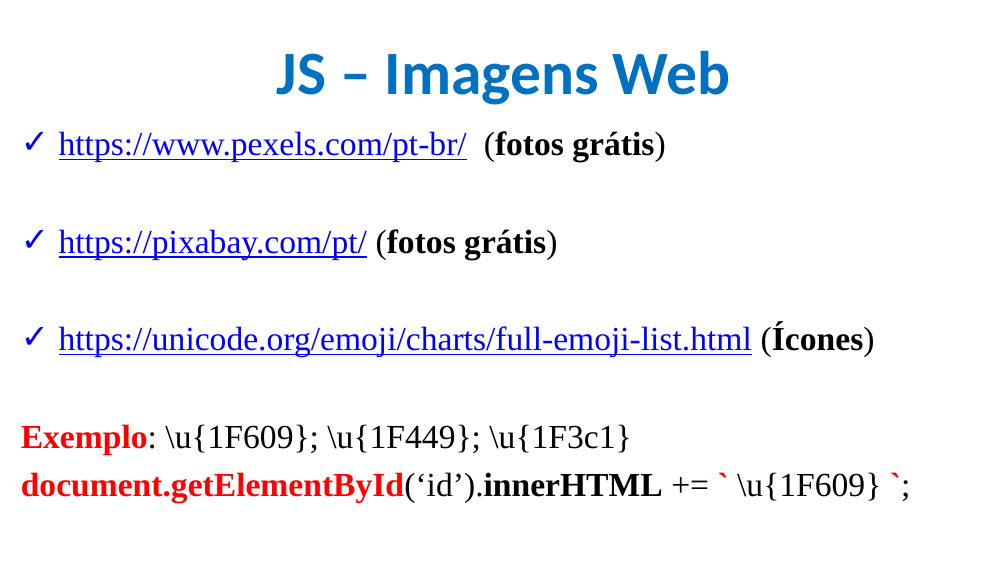
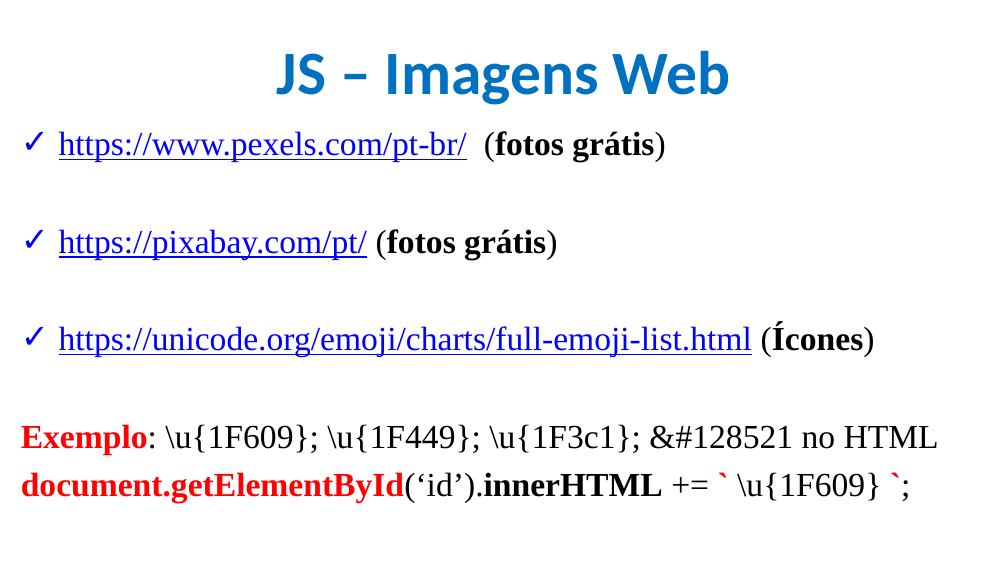
Before and after one commit to CloudEducationBrazil/WydenDesenvolvimentoWebPHP, a slide deck: slide 27 of 01 Classes/Aula 08 Desenvolvimento Web PHP - JS.pptx. Drawn at 1008x567 pixels with LibreOffice and Linux fonts; fonts in the diff are those of the drawing; background and template pictures are left out. Boxes give left, top, right and bottom in pixels: in the first picture for what was removed or moved away, otherwise in the second. Text is boxed around its words. In the diff, an @@ line names an element or a change of style, - is before the commit and + after.

```diff
--- a/01 Classes/Aula 08 Desenvolvimento Web PHP - JS.pptx
+++ b/01 Classes/Aula 08 Desenvolvimento Web PHP - JS.pptx
@@ text at <box>21,424,939,454</box>: text changed @@
-Exemplo: \u{1F609}; \u{1F449}; \u{1F3c1}
+Exemplo: \u{1F609}; \u{1F449}; \u{1F3c1}; &#128521 no HTML
```
Also in this commit, not shown: 1 other slide changed.
